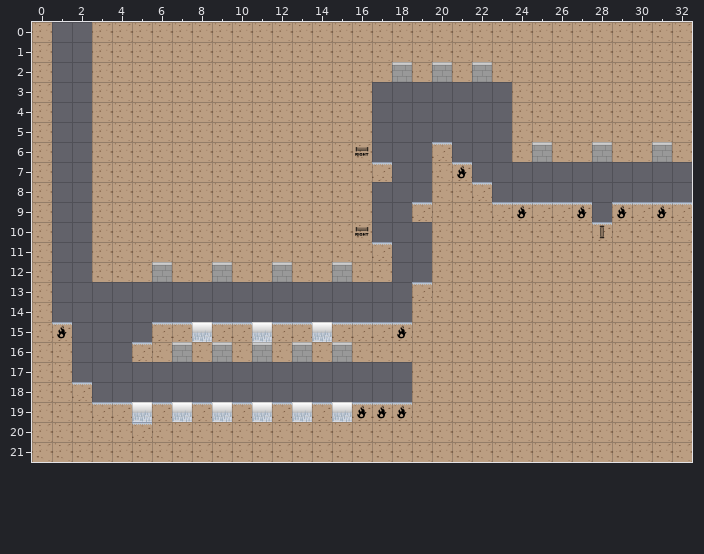
One commit to this Tiled map (JSON): resources/maps/level1_stage4.json. Above: the version before the commit.
Cells are 64x64 px. Shown: x 0..32, y 0..21.
And afterwards:
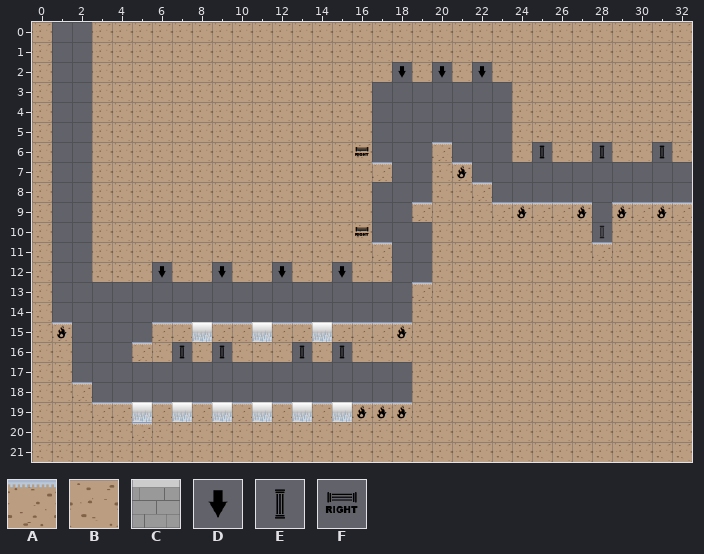
Key: from "tilesheet": A 1, B 4, C 6, D 8, E 9, F 10.
_ is an empty cell, # one hidden under a higher layer.
The exact change:
Layer "background":
y 10: x 28 # -> _
Layer "floor":
y 6: x 16 B -> F; x 25 _ -> E; x 28 _ -> E; x 31 _ -> E
y 10: x 16 B -> F; x 28 A -> _
y 11: x 28 B -> A
y 16: x 7 _ -> E; x 9 _ -> E; x 11 _ -> B; x 13 _ -> E; x 15 _ -> E
Layer "traps":
y 2: x 18 C -> D; x 20 C -> D; x 22 C -> D
y 6: x 25 C -> E; x 28 C -> E; x 31 C -> E
y 12: x 6 C -> D; x 9 C -> D; x 12 C -> D; x 15 C -> D
y 16: x 7 C -> E; x 9 C -> E; x 11 C -> _; x 13 C -> E; x 15 C -> E
